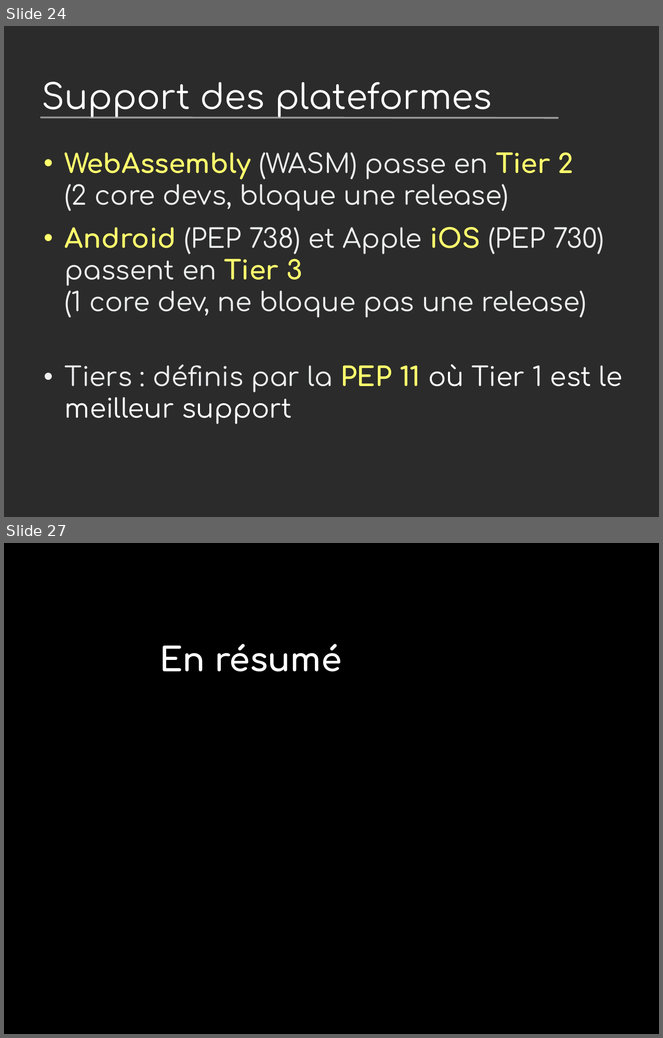
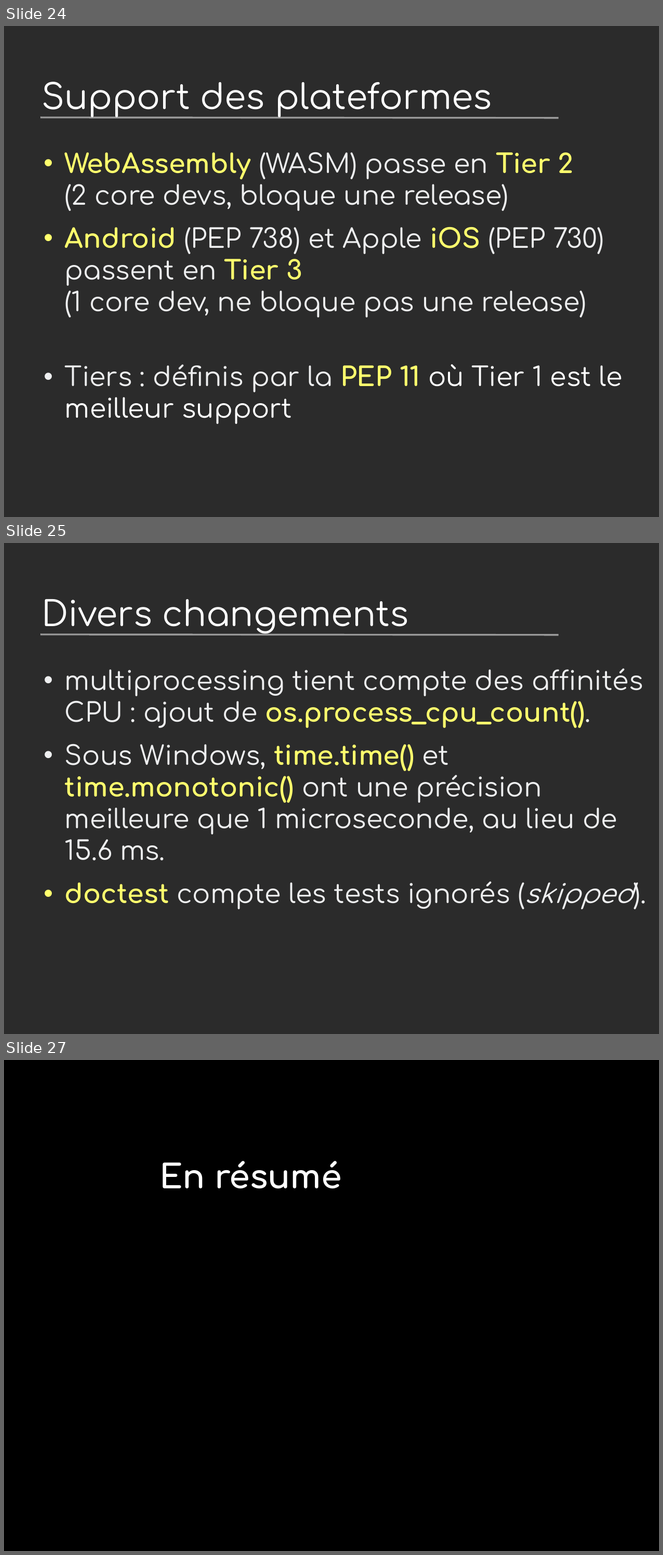
Before and after one commit to vstinner/talks, a slide deck: 2024-PyconFR/nouveautes_python3.13.odp. Shown one above the other, each under a label of ours: slides 24 and 27 before the commit, slides 24, 25 and 27 after it; the slides between them are not shown. The pictures are 663x1038 and 663x1555 pixels, drawn with LibreOffice and Linux fonts; fonts in the diff are those of the drawing; background and template pictures are left out; a plain dark background stands for a picture behind light text. Boxes give left, top, right and bottom in pixels: in the first picture for what was removed or moved away, otherwise in the second. Text is boxed around its words. In the diff, an @@ line names an element or a change of style, - is before the commit and + after.

```diff
--- a/2024-PyconFR/nouveautes_python3.13.odp
+++ b/2024-PyconFR/nouveautes_python3.13.odp
@@ slide 25 added at (x1=4, y1=543, x2=659, y2=1034), background picture (left out); not listed: 1 template element that a slide beside it also shows @@
@@ title added at (x1=41, y1=599, x2=409, y2=635), 42 pt, text #FFFFFF @@
+Divers changements
@@ text added at (x1=65, y1=668, x2=643, y2=910), 32 pt, text #EEEFF0 @@
+• multiprocessing tient compte des affinités CPU : ajout de os.process_cpu_count().
+• Sous Windows, time.time() et time.monotonic() ont une précision meilleure que 1 microseconde, au lieu de 15.6 ms.
+• doctest compte les tests ignorés (skipped).
```
Also in this commit, not shown: 2 slides changed, 1 other slide added, 2 slides removed.
